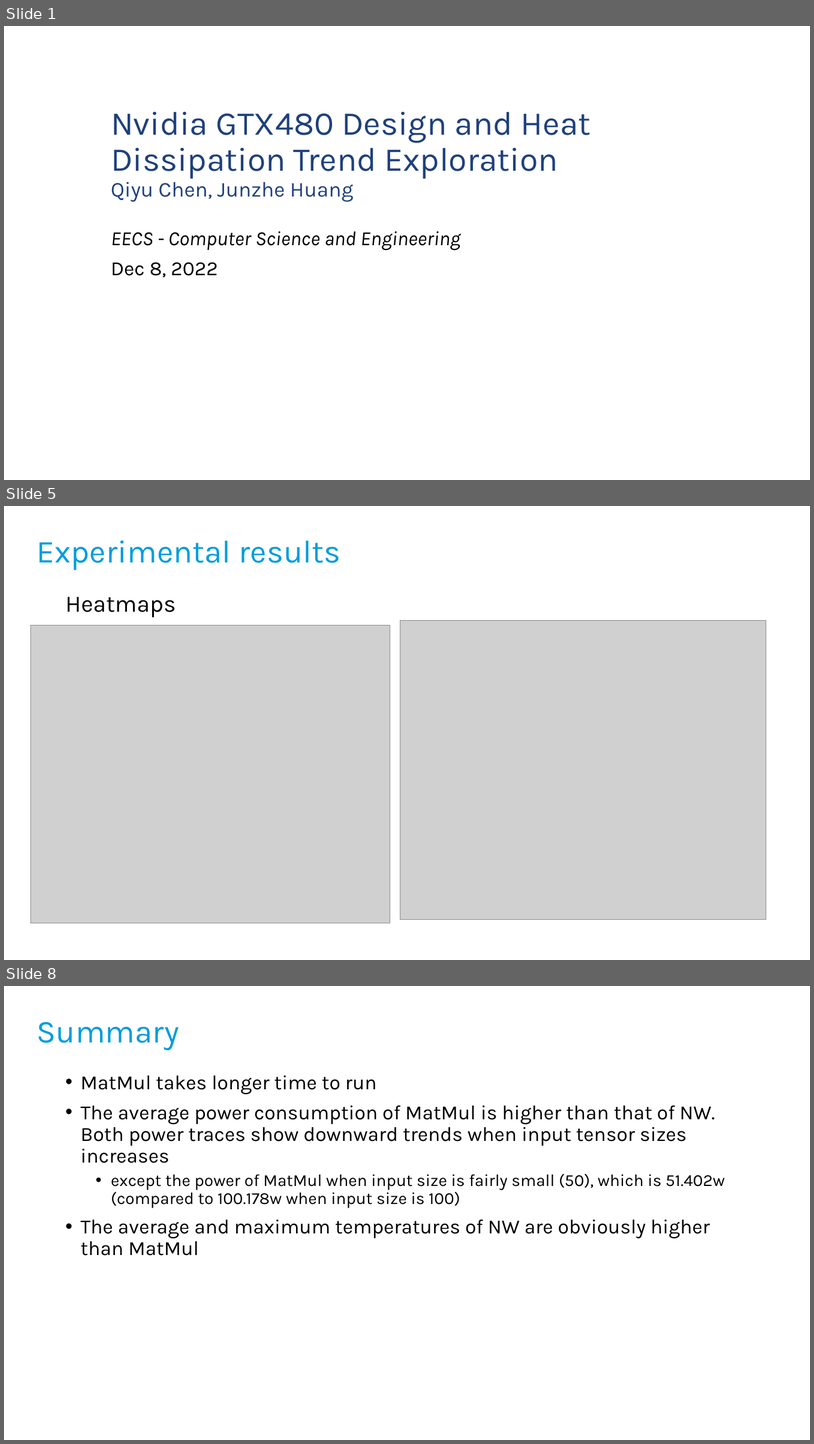
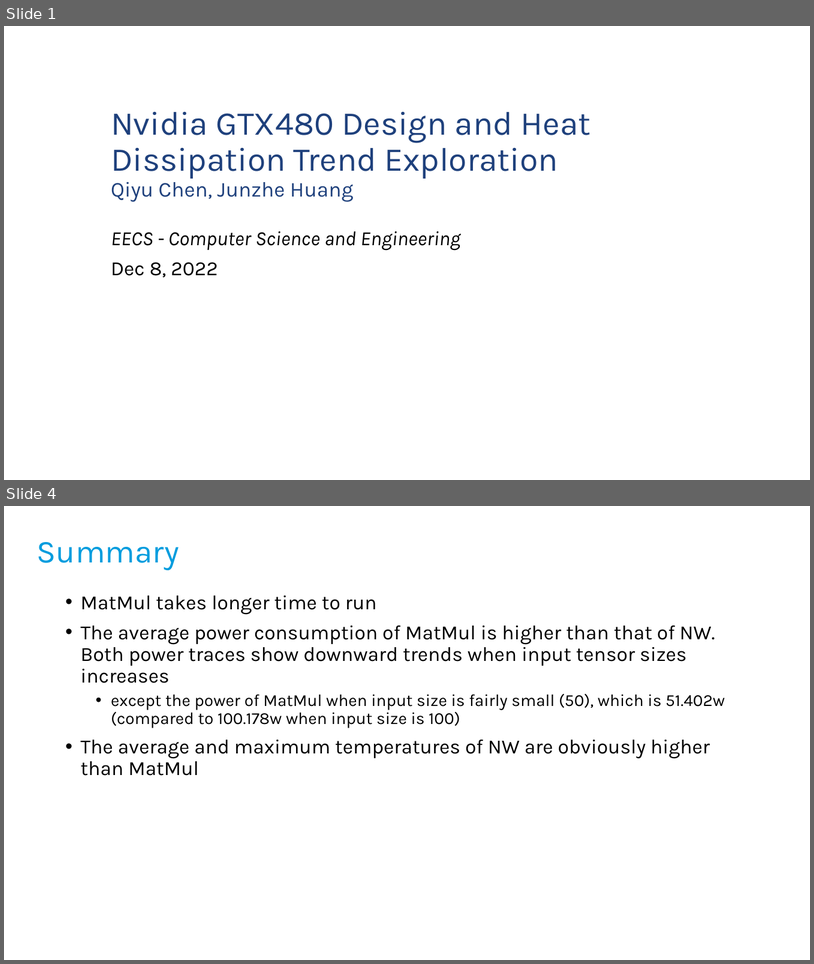
Before and after one commit to chirain1206/CSE530_final_project, a slide deck: presentation.pptx. Shown one above the other, each under a label of ours: slides 1, 5 and 8 before the commit, slides 1 and 4 after it; the slides between them are not shown. The pictures are 814x1444 and 814x964 pixels, drawn with LibreOffice and Linux fonts; fonts in the diff are those of the drawing; grey boxes stand for pictures; background and template pictures are left out. Boxes give left, top, right and bottom in pixels: in the first picture for what was removed or moved away, otherwise in the second. Text is boxed around its words. In the diff, an @@ line names an element or a change of style, - is before the commit and + after.

```diff
--- a/presentation.pptx
+++ b/presentation.pptx
@@ slide 5 removed at box(4, 506, 810, 960), background #FFFFFF @@
@@ title removed at box(37, 540, 341, 570) @@
-Experimental results
@@ text removed at box(65, 597, 176, 618) @@
-Heatmaps
@@ picture removed at box(30, 625, 390, 923) @@
@@ picture removed at box(401, 621, 767, 919) @@
@@ what was slide 8 is now slide 4 @@
```
Also in this commit, not shown: 2 slides changed, 3 other slides removed.
